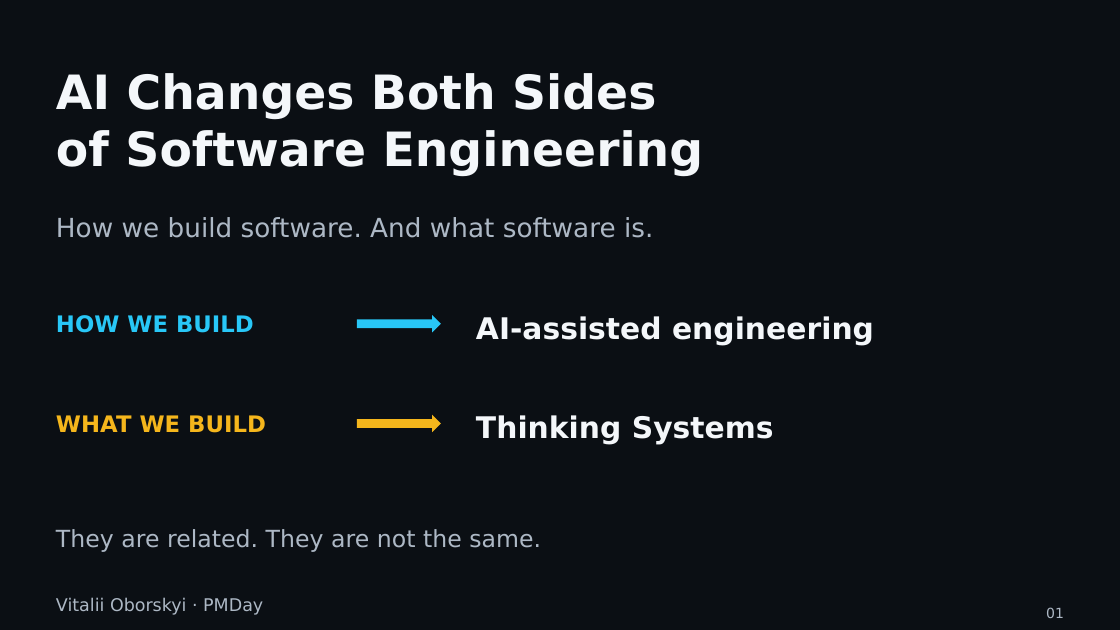
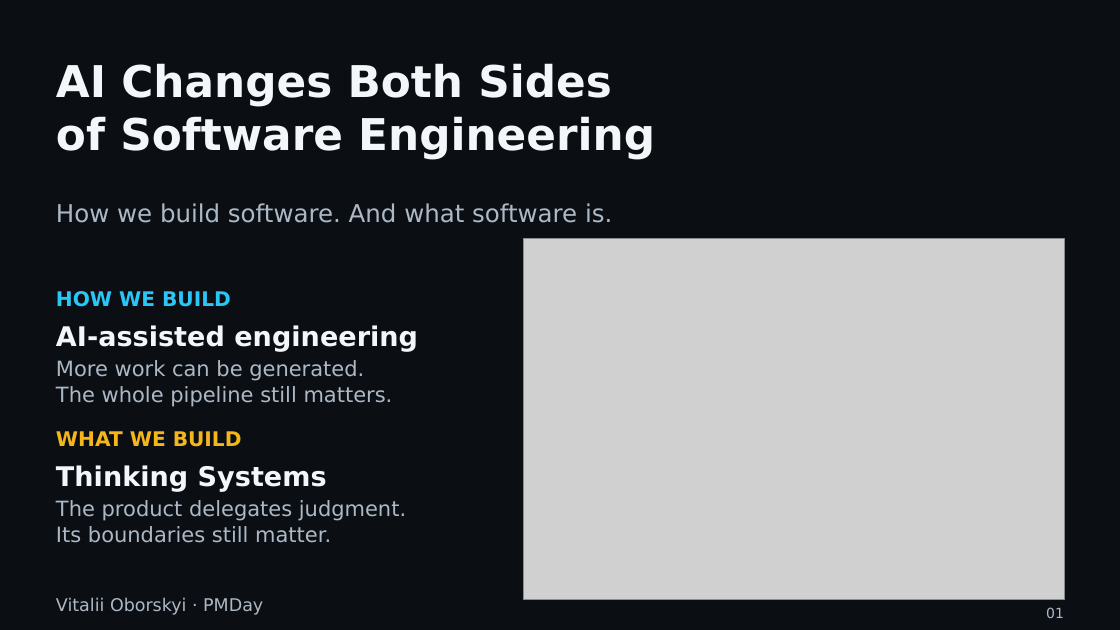
Before and after one commit to UncertaintyArchitectureGroup/uncertainty-architecture, a slide deck: slide 1 of assets/presentations/pmday-2026/ai-changes-both-sides.pptx. Drawn at 1120x630 pixels with LibreOffice and Linux fonts; fonts in the diff are those of the drawing; grey boxes stand for pictures. Boxes give left, top, right and bottom in pixels: in the first picture for what was removed or moved away, otherwise in the second. Text is boxed around its words. In the diff, an @@ line names an element or a change of style, - is before the commit and + after.

Commit message:
fix(publishing): redesign PMDay slides 1–4 and preserve cited evidence

```diff
--- a/assets/presentations/pmday-2026/ai-changes-both-sides.pptx
+++ b/assets/presentations/pmday-2026/ai-changes-both-sides.pptx
@@ text "AI Changes Both Sides": place and size @@
-text "AI Changes Both Sides" at (56,73,704,176)
+text "AI Changes Both Sides" at (56,63,655,160)
@@ text "AI Changes Both Sides" at (56,63,655,160): size 40.5 to 37.5 pt @@
@@ text "How we build software. And ...": place and size @@
-text "How we build software. And ..." at (56,217,653,238)
+text "How we build software. And ..." at (56,203,612,223)
@@ text "How we build software. And ..." at (56,203,612,223): size 22.5 to 21 pt @@
@@ picture added at (523,239,1065,599) @@
@@ text "HOW WE BUILD" at (56,291,231,307): size 19.5 to 17.2 pt @@
@@ text "HOW WE BUILD": place and size @@
-text "HOW WE BUILD" at (56,315,254,333)
+text "HOW WE BUILD" at (56,291,231,307)
@@ text "AI-assisted engineering": place and size @@
-text "AI-assisted engineering" at (476,316,874,346)
+text "AI-assisted engineering" at (56,325,418,352)
@@ text "AI-assisted engineering" at (56,325,418,352): size 25.5 to 23.2 pt @@
@@ right arrow removed at (357,315,441,333) @@
@@ text added at (56,360,393,407), 18 pt, text #ADB8C5 @@
+More work can be generated.
+The whole pipeline still matters.
@@ right arrow removed at (357,415,441,433) @@
@@ text "WHAT WE BUILD": place and size @@
-text "WHAT WE BUILD" at (56,415,266,433)
+text "WHAT WE BUILD" at (56,431,242,447)
@@ text "WHAT WE BUILD" at (56,431,242,447): size 19.5 to 17.2 pt @@
@@ text "Thinking Systems" at (56,465,327,492): size 25.5 to 23.2 pt @@
@@ text "Thinking Systems": place and size @@
-text "Thinking Systems" at (476,415,774,445)
+text "Thinking Systems" at (56,465,327,492)
@@ text at (56,500,406,543): text changed; size 20.2 to 18 pt @@
-They are related. They are not the same.
+The product delegates judgment.
+Its boundaries still matter.
```
Also in this commit, not shown: 2 other slides changed, 1 slide added, 1 slide removed, 24 other files.
